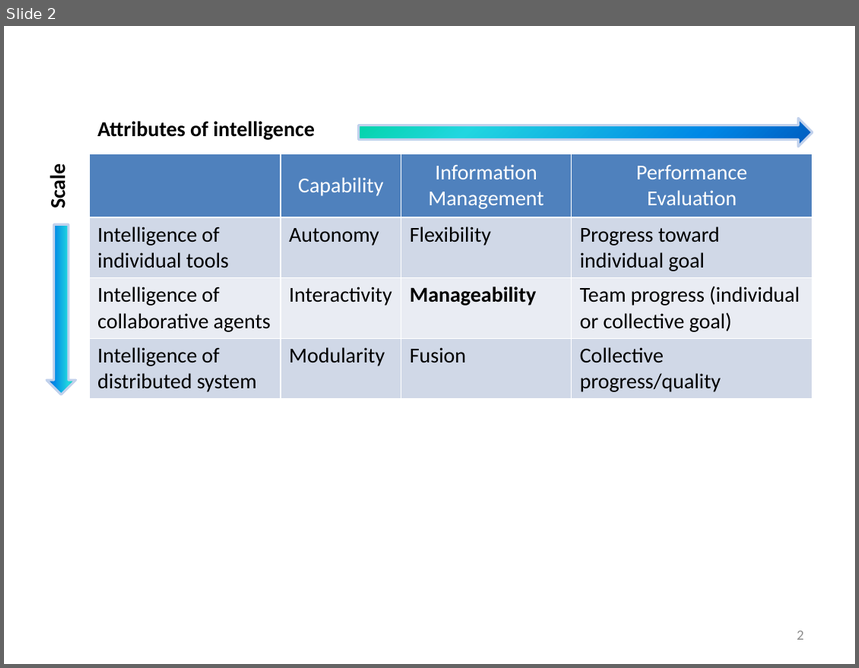
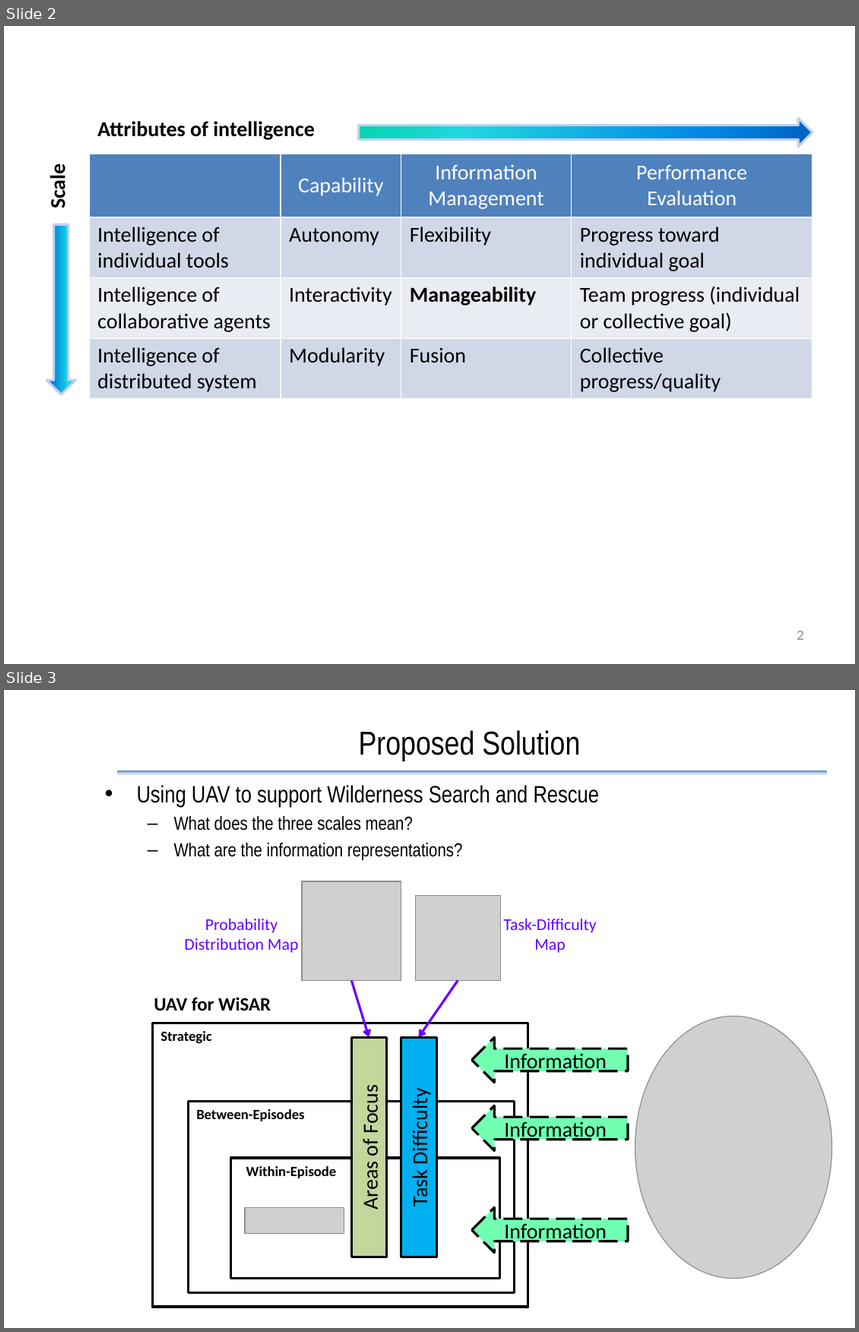
Before and after one commit to Lannyland/Dissertation, a slide deck: Dissertation/stuff/PPT4Images.pptx. Shown one above the other, each under a label of ours: slide 2 before the commit, slides 2 and 3 after it. The pictures are 859x668 and 859x1332 pixels, drawn with LibreOffice and Linux fonts; fonts in the diff are those of the drawing; grey boxes stand for pictures. Boxes give left, top, right and bottom in pixels: in the first picture for what was removed or moved away, otherwise in the second. Text is boxed around its words. In the diff, an @@ line names an element or a change of style, - is before the commit and + after.

```diff
--- a/Dissertation/stuff/PPT4Images.pptx
+++ b/Dissertation/stuff/PPT4Images.pptx
@@ slide 3 added at (4,690,855,1328), background #FFFFFF @@
@@ title added at (359,730,580,761), 28 pt, text #000000 @@
+Proposed Solution
@@ rectangle added at (117,771,826,775), fill gradient #4F81BD to #C2D1ED to #E1E8F5 @@
@@ text added at (137,785,600,860), 16 pt, text #000000 @@
+• Using UAV to support Wilderness Search and Rescue
+  – What does the three scales mean?
+  – What are the information representations?
@@ picture added at (302,882,401,980) @@
@@ picture added at (415,896,500,981) @@
@@ text added at (184,919,299,953), 14 pt, text #6600FF @@
+Probability Distribution Map
@@ text added at (503,919,597,953), 14 pt, text #6600FF @@
+Task-Difficulty Map
@@ arrow added from (351, 980) to (369, 1037), #6600FF 2 pt @@
@@ arrow added from (458, 980) to (418, 1037), #6600FF 2 pt @@
@@ text added at (154,997,271,1011), 16 pt, text #000000, bold @@
+UAV for WiSAR
@@ rectangle added at (152,1024,528,1307), outline #000000 2 pt @@
@@ text added at (161,1031,211,1043), 12 pt, text #000000, bold @@
+Strategic
@@ picture added at (636,1016,832,1278) @@
@@ rectangle added at (351,1037,387,1257), fill #C3D69B, outline #000000 2 pt, 18 pt, text #000000 @@
+Areas of Focus
@@ rectangle added at (401,1037,437,1257), fill #00B0F0, outline #000000 2 pt, 18 pt, text #000000 @@
+Task Difficulty
@@ left arrow added at (472,1037,628,1082), fill #71FFB1, outline #000000 2 pt dashed, 18 pt, text #000000 @@
+Information
@@ rectangle added at (188,1101,514,1293), outline #000000 2 pt @@
@@ text added at (196,1110,304,1122), 12 pt, text #000000, bold @@
+Between-Episodes
@@ left arrow added at (472,1106,628,1151), fill #71FFB1, outline #000000 2 pt dashed, 18 pt, text #000000 @@
+Information
@@ rectangle added at (230,1158,500,1279), outline #000000 2 pt @@
@@ text added at (246,1167,337,1179), 12 pt, text #000000, bold @@
+Within-Episode
@@ picture added at (245,1208,344,1234) @@
@@ left arrow added at (472,1208,628,1252), fill #71FFB1, outline #000000 2 pt dashed, 18 pt, text #000000 @@
+Information
```
Also in this commit, not shown: 2 other slides added, 21 other files.
